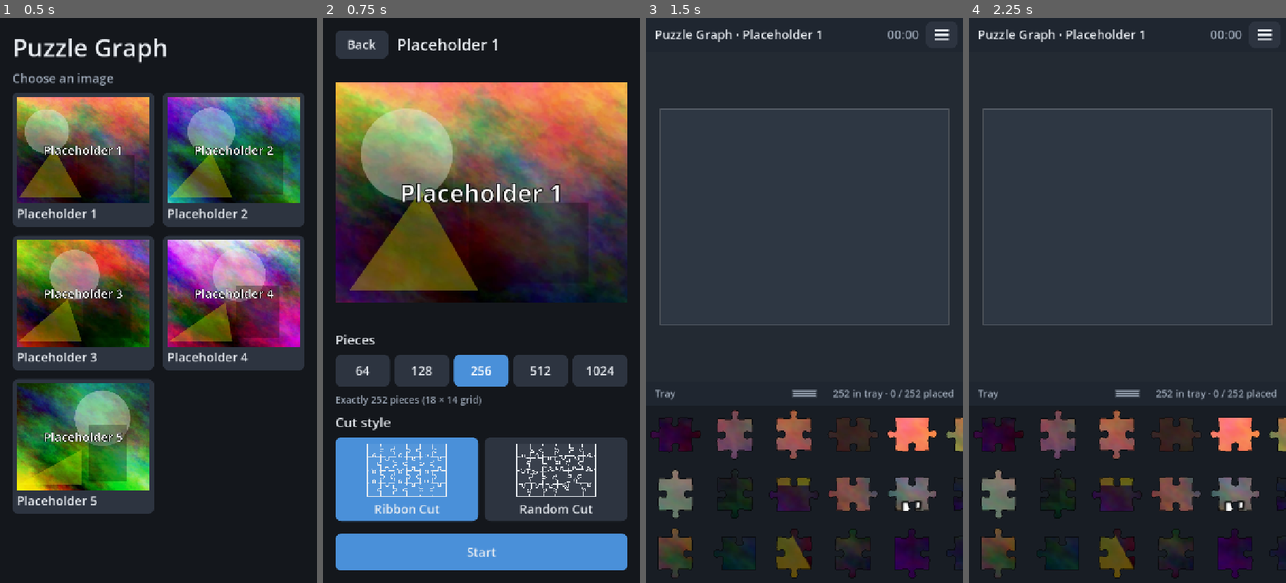
Above: before the commit, frames 1-4 (left to right).
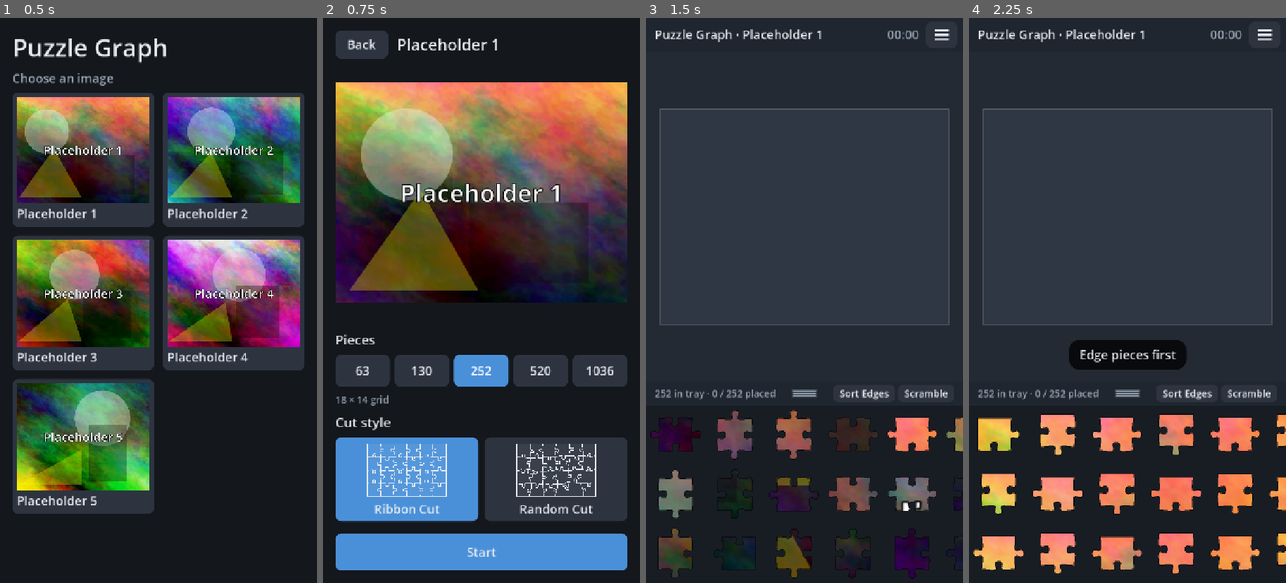
Above: after the commit, the same moments.

Repository: Malverma/PuzzleGraph
Game: Godot game, scene res://scenes/home.tscn
Two runs of this game, one before a commit and one after it. Both use one fixed random seed, a clock stepped at 60 frames per second and the inputs below.
Inputs (mouse positions are in pixels of both pictures, inside the frame that each line leads up to):
- Up to frame 1 (0.5 s): no input
- Up to frame 2 (0.75 s): click (405, 159) at 0.52 s
- Up to frame 3 (1.5 s): click "Start" at 1.25 s
- Up to frame 4 (2.25 s): click (1187, 390) at 2 s, where only the run after the commit has a clickable "Sort Edges"

Frame 1 is identical in both runs. In frame 2, 0.5% of the frame differs, in the area x 4-92%, y 61-69%; in frame 3, 0.6%; in frame 4, 13%, in the area x 1-100%, y 57-100%.

Commit message:
Add tray Sort Edges / Scramble buttons; show exact piece counts
- Tray header gets Sort Edges (top row, left column, right column, bottom
  row to the front of the tray) and Scramble (reshuffle) buttons
- Setup piece-size buttons show the exact piece count (63, 130, 252, 520,
  1036) with the grid size underneath

Co-Authored-By: Claude Opus 5.5 <noreply@anthropic.com>

Diff:
--- a/scripts/play/play.gd
+++ b/scripts/play/play.gd
@@ -73,6 +73,7 @@
 var _menu: MenuButton
 var _divider: PanelContainer
 var _count_label: Label
+var _tray_buttons: HBoxContainer
 var _bottom_pad: Control
 var _overlay: DragOverlay
 var _toast: Label
@@ -291,24 +292,24 @@
 	vbox.add_child(_divider)
 	var div_row := HBoxContainer.new()
 	_divider.add_child(div_row)
-	var tray_label := Label.new()
-	tray_label.text = "Tray"
-	tray_label.add_theme_font_size_override("font_size", 22)
-	tray_label.add_theme_color_override("font_color", Game.COLOR_TEXT_DIM)
-	tray_label.size_flags_horizontal = Control.SIZE_EXPAND_FILL
-	tray_label.size_flags_stretch_ratio = 1.0
-	div_row.add_child(tray_label)
+	_count_label = Label.new()
+	_count_label.add_theme_font_size_override("font_size", 22)
+	_count_label.add_theme_color_override("font_color", Game.COLOR_TEXT_DIM)
+	_count_label.size_flags_horizontal = Control.SIZE_EXPAND_FILL
+	_count_label.vertical_alignment = VERTICAL_ALIGNMENT_CENTER
+	div_row.add_child(_count_label)
 	var grip := Control.new()
 	grip.custom_minimum_size = Vector2(80, 0)
 	grip.size_flags_vertical = Control.SIZE_EXPAND_FILL
 	grip.draw.connect(_draw_grip.bind(grip))
 	div_row.add_child(grip)
-	_count_label = Label.new()
-	_count_label.add_theme_font_size_override("font_size", 22)
-	_count_label.add_theme_color_override("font_color", Game.COLOR_TEXT_DIM)
-	_count_label.horizontal_alignment = HORIZONTAL_ALIGNMENT_RIGHT
-	_count_label.size_flags_horizontal = Control.SIZE_EXPAND_FILL
-	div_row.add_child(_count_label)
+	_tray_buttons = HBoxContainer.new()
+	_tray_buttons.size_flags_horizontal = Control.SIZE_EXPAND_FILL
+	_tray_buttons.alignment = BoxContainer.ALIGNMENT_END
+	_tray_buttons.add_theme_constant_override("separation", 8)
+	div_row.add_child(_tray_buttons)
+	_tray_buttons.add_child(_tray_button("Sort Edges", _sort_edges))
+	_tray_buttons.add_child(_tray_button("Scramble", _scramble_tray))
 
 	tray = Tray.new()
 	vbox.add_child(tray)
@@ -347,6 +348,21 @@
 	_sound = AudioStreamPlayer.new()
 	_sound.stream = Game.snap_sound
 	add_child(_sound)
+
+
+func _tray_button(text: String, action: Callable) -> Button:
+	var b := Button.new()
+	b.text = text
+	b.focus_mode = Control.FOCUS_NONE
+	b.add_theme_font_size_override("font_size", 22)
+	for state in ["normal", "hover", "pressed", "hover_pressed"]:
+		var sb := Game._box(Game.COLOR_ACCENT if state.contains("pressed") else Game.COLOR_PANEL_LIGHT, 10, 14)
+		sb.content_margin_top = 4
+		sb.content_margin_bottom = 4
+		b.add_theme_stylebox_override(state, sb)
+	b.size_flags_vertical = Control.SIZE_SHRINK_CENTER
+	b.pressed.connect(action)
+	return b
 
 
 func _build_loading() -> Control:
@@ -494,6 +510,8 @@
 		tray.stop()
 		_mode = Mode.TRAY_PENDING
 		_pending_index = tray.index_at(pos - tray.global_position)
+	elif _tray_buttons.get_children().any(func(btn: Control) -> bool: return _in(btn, pos)):
+		pass  # Sort / Scramble buttons handle their own taps.
 	elif _in(_divider, pos):
 		_mode = Mode.DIVIDER
 
@@ -658,6 +676,28 @@
 	_count_label.text = "%d in tray · %d / %d placed" % [model.tray.size(), model.locked.size(), pieces.count]
 
 
+func _sort_edges() -> void:
+	if not running or model.tray.is_empty():
+		return
+	model.sort_tray_edges()
+	_after_tray_reorder("Edge pieces first")
+
+
+func _scramble_tray() -> void:
+	if not running or model.tray.is_empty():
+		return
+	model.shuffle_tray()
+	_after_tray_reorder("Tray scrambled")
+
+
+func _after_tray_reorder(message: String) -> void:
+	unsaved = true
+	tray.stop()
+	tray.scroll = 0.0
+	tray.refresh()
+	_show_toast(message)
+
+
 func _update_timer(force := false) -> void:
 	var sec := int(elapsed)
 	if sec == _shown_second and not force:
--- a/scripts/puzzle/puzzle_model.gd
+++ b/scripts/puzzle/puzzle_model.gd
@@ -39,6 +39,39 @@
 
 func is_complete() -> bool:
 	return locked.size() == pieces.count
+
+
+## Edge pieces to the front of the tray: top row (left to right), left column
+## (top to bottom), right column (top to bottom), bottom row (left to right).
+## Interior pieces follow in their current order.
+func sort_tray_edges() -> void:
+	var cols := pieces.cols
+	var rows := pieces.rows
+	var key := {}
+	for i in tray.size():
+		var id := tray[i]
+		var c := id % cols
+		var r := id / cols
+		var group := 4
+		var minor := i
+		if r == 0:
+			group = 0
+			minor = c
+		elif c == 0:
+			group = 1
+			minor = r
+		elif c == cols - 1:
+			group = 2
+			minor = r
+		elif r == rows - 1:
+			group = 3
+			minor = c
+		key[id] = group * 1_000_000 + minor
+	tray.sort_custom(func(a: int, b: int) -> bool: return key[a] < key[b])
+
+
+func shuffle_tray() -> void:
+	tray.shuffle()
 
 
 func take_from_tray(index: int) -> int:
--- a/scripts/ui/setup.gd
+++ b/scripts/ui/setup.gd
@@ -77,7 +77,8 @@
 	var count_group := ButtonGroup.new()
 	for t in Game.PIECE_TARGETS:
 		var b := Button.new()
-		b.text = str(t)
+		var g := CutGenerator.grid_for(t, _aspect)
+		b.text = str(g.x * g.y)
 		b.toggle_mode = true
 		b.button_group = count_group
 		b.button_pressed = t == _target
@@ -185,7 +186,7 @@
 
 func _update_exact() -> void:
 	var g := CutGenerator.grid_for(_target, _aspect)
-	_exact_label.text = "Exactly %d pieces (%d × %d grid)" % [g.x * g.y, g.x, g.y]
+	_exact_label.text = "%d × %d grid" % [g.x, g.y]
 
 
 func _start() -> void:
Not shown, changed: spec.md
